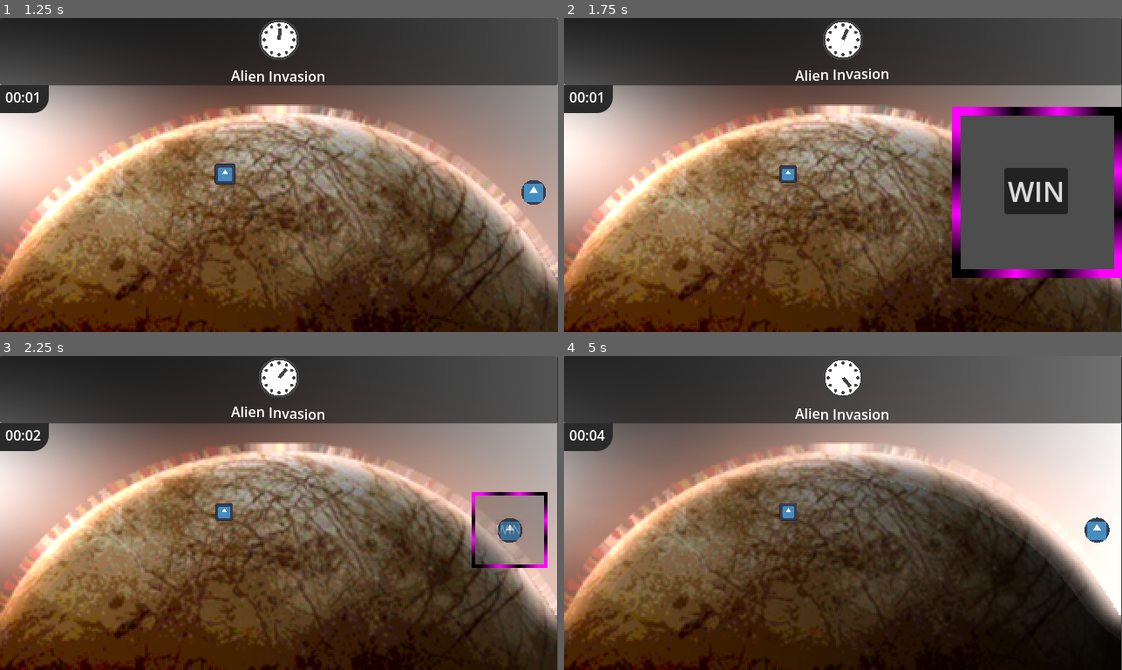
Above: before the commit, frames 1-4 (two rows, left to right).
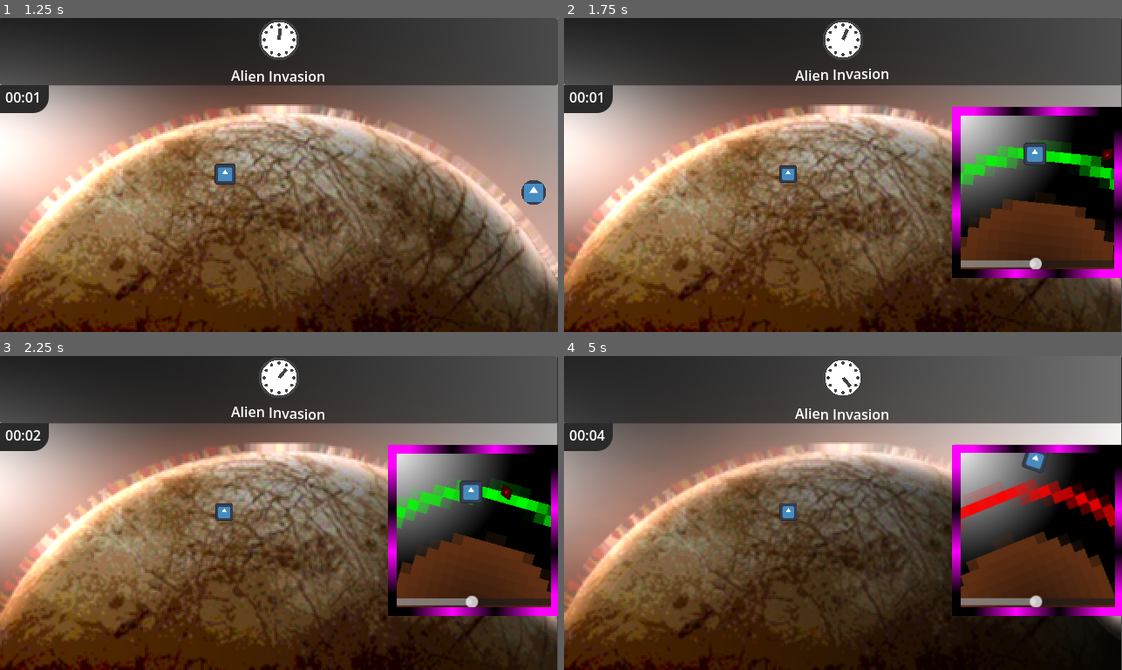
Above: after the commit, the same moments.

Repository: RedBlueCarrots/GMTK-2026
Game: Godot game, scene res://Scenes/main.tscn
Same seed, same stepped clock (60 frames per second), same inputs: the game is played once before the commit and once after it. The engine's default icon, where the game draws it, is replaced by a stand-in: a white triangle on a blue panel in a dark square.
Inputs (mouse positions are in pixels of both pictures, inside the frame that each line leads up to):
- Up to frame 1 (1.25 s): move the mouse to (223, 175) at 0.52 s; click (223, 175) at 0.67 s
- Up to frame 2 (1.75 s): move the mouse to (1099, 193) at 1.27 s; click (1099, 193) at 1.42 s
- Up to frame 3 (2.25 s): click (474, 528) at 2 s, where only the run before the commit has a clickable "WIN"
- Up to frame 4 (5 s): move the mouse to (898, 443) at 2.77 s; click (898, 443) at 2.92 s; move the mouse to (815, 575) at 3.52 s; click (815, 575) at 3.67 s; move the mouse to (1010, 560) at 4.27 s; click (1010, 560) at 4.42 s

Frame 1 is identical in both runs. In frame 2, 12% of the frame differs, in the area x 71-99%, y 31-80%; in frame 3, 15%; in frame 4, 16%, in the area x 69-100%, y 28-83%.

Commit message:
unstable orbit

Diff:
--- a/Scenes/event.tscn
+++ b/Scenes/event.tscn
@@ -4,7 +4,6 @@
 [ext_resource type="Script" uid="uid://cymd00pl6hvlw" path="res://Scripts/event.gd" id="1_pn77i"]
 [ext_resource type="Shader" uid="uid://mf7y06ytbp50" path="res://Scripts/Shaders/circle.gdshader" id="1_u37vb"]
 [ext_resource type="Shader" uid="uid://bexdjsvjpm5bu" path="res://Scripts/Shaders/event.gdshader" id="2_27o3k"]
-[ext_resource type="PackedScene" uid="uid://b7jmjajbegxja" path="res://Scenes/test_minigame.tscn" id="4_efmpf"]
 
 [sub_resource type="ShaderMaterial" id="ShaderMaterial_27o3k"]
 shader = ExtResource("1_u37vb")
@@ -279,8 +278,6 @@
 [node name="SceneSlot" type="Node2D" parent="Panel/SubViewportContainer/SubViewport" unique_id=900952312]
 z_index = 100
 
-[node name="Test_Minigame" parent="Panel/SubViewportContainer/SubViewport/SceneSlot" unique_id=1163763382 instance=ExtResource("4_efmpf")]
-
 [node name="Border" type="TextureRect" parent="Panel" unique_id=233669783]
 material = SubResource("ShaderMaterial_v000f")
 layout_mode = 1
--- a/Scenes/main.tscn
+++ b/Scenes/main.tscn
@@ -49,3 +49,4 @@
 
 [node name="Event" parent="." unique_id=150192178 instance=ExtResource("4_jjvhh")]
 position = Vector2(292, 20)
+minigame_scene = "unstable_orbit_minigame"
--- /dev/null
+++ b/Scenes/unstable_orbit_minigame.tscn
@@ -0,0 +1,185 @@
+[gd_scene format=3 uid="uid://dmocsibu551w4"]
+
+[ext_resource type="Script" uid="uid://c560vtwfyfep6" path="res://Scripts/unstable_orbit_minigame.gd" id="1_hvy3o"]
+[ext_resource type="PackedScene" uid="uid://cbkyray7c10o" path="res://Scenes/minigame_outline.tscn" id="2_hvy3o"]
+[ext_resource type="Texture2D" uid="uid://dca68y1jkcq76" path="res://icon.svg" id="2_xsh7v"]
+
+[sub_resource type="Gradient" id="Gradient_hvy3o"]
+offsets = PackedFloat32Array(0.006024096, 0.4698795, 0.5, 0.5301205, 1)
+colors = PackedColorArray(0.16, 0.078933336, 0.031999998, 1, 0.37, 0.18253334, 0.07399999, 1, 0.37, 0.18253334, 0.07399999, 1, 0.37, 0.18253334, 0.07399999, 0, 1, 1, 1, 0)
+
+[sub_resource type="GradientTexture2D" id="GradientTexture2D_rl35k"]
+gradient = SubResource("Gradient_hvy3o")
+width = 24
+height = 24
+fill = 1
+fill_from = Vector2(0.5, 0.5)
+fill_to = Vector2(1, 1)
+
+[sub_resource type="Gradient" id="Gradient_m676f"]
+offsets = PackedFloat32Array(0, 0.75301206)
+colors = PackedColorArray(1, 1, 1, 1, 0, 0, 0, 1)
+
+[sub_resource type="GradientTexture2D" id="GradientTexture2D_hvy3o"]
+gradient = SubResource("Gradient_m676f")
+width = 96
+height = 96
+fill = 1
+fill_to = Vector2(0, 1)
+
+[sub_resource type="Gradient" id="Gradient_khoo7"]
+offsets = PackedFloat32Array(0.57228917, 0.61445785, 0.6686747)
+colors = PackedColorArray(1, 1, 1, 0, 1, 1, 1, 1, 1, 1, 1, 0)
+
+[sub_resource type="GradientTexture2D" id="GradientTexture2D_voyxl"]
+gradient = SubResource("Gradient_khoo7")
+width = 30
+height = 30
+fill = 1
+fill_from = Vector2(0.5, 0.5)
+
+[sub_resource type="Animation" id="Animation_hvy3o"]
+length = 0.001
+tracks/0/type = "value"
+tracks/0/imported = false
+tracks/0/enabled = true
+tracks/0/path = NodePath("Meteor:position")
+tracks/0/interp = 1
+tracks/0/loop_wrap = true
+tracks/0/keys = {
+"times": PackedFloat32Array(0),
+"transitions": PackedFloat32Array(1),
+"update": 0,
+"values": [Vector2(103.00002, 54)]
+}
+tracks/1/type = "value"
+tracks/1/imported = false
+tracks/1/enabled = true
+tracks/1/path = NodePath("Meteor:rotation")
+tracks/1/interp = 1
+tracks/1/loop_wrap = true
+tracks/1/keys = {
+"times": PackedFloat32Array(0),
+"transitions": PackedFloat32Array(1),
+"update": 0,
+"values": [34.906586]
+}
+tracks/2/type = "value"
+tracks/2/imported = false
+tracks/2/enabled = true
+tracks/2/path = NodePath("Meteor:visible")
+tracks/2/interp = 1
+tracks/2/loop_wrap = true
+tracks/2/keys = {
+"times": PackedFloat32Array(0),
+"transitions": PackedFloat32Array(1),
+"update": 1,
+"values": [false]
+}
+
+[sub_resource type="Animation" id="Animation_khoo7"]
+resource_name = "start"
+length = 1.2
+tracks/0/type = "value"
+tracks/0/imported = false
+tracks/0/enabled = true
+tracks/0/path = NodePath("Meteor:position")
+tracks/0/interp = 1
+tracks/0/loop_wrap = true
+tracks/0/keys = {
+"times": PackedFloat32Array(0, 1.2),
+"transitions": PackedFloat32Array(1, 1),
+"update": 0,
+"values": [Vector2(204.99998, 54.999996), Vector2(103.00002, 54)]
+}
+tracks/1/type = "value"
+tracks/1/imported = false
+tracks/1/enabled = true
+tracks/1/path = NodePath("Meteor:rotation")
+tracks/1/interp = 1
+tracks/1/loop_wrap = true
+tracks/1/keys = {
+"times": PackedFloat32Array(0, 1.2),
+"transitions": PackedFloat32Array(1, 1),
+"update": 0,
+"values": [0.0, 34.906586]
+}
+tracks/2/type = "value"
+tracks/2/imported = false
+tracks/2/enabled = true
+tracks/2/path = NodePath("Meteor:visible")
+tracks/2/interp = 1
+tracks/2/loop_wrap = true
+tracks/2/keys = {
+"times": PackedFloat32Array(0, 1.2),
+"transitions": PackedFloat32Array(1, 1),
+"update": 1,
+"values": [true, false]
+}
+
+[sub_resource type="AnimationLibrary" id="AnimationLibrary_m676f"]
+_data = {
+&"RESET": SubResource("Animation_hvy3o"),
+&"start": SubResource("Animation_khoo7")
+}
+
+[node name="Unstable_Orbit" type="Node2D" unique_id=1163763382]
+script = ExtResource("1_hvy3o")
+
+[node name="MinigameOutline" parent="." unique_id=959946983 instance=ExtResource("2_hvy3o")]
+
+[node name="Planet" type="Sprite2D" parent="." unique_id=518461867]
+texture_filter = 1
+position = Vector2(96, 206)
+scale = Vector2(12, 12)
+texture = SubResource("GradientTexture2D_rl35k")
+
+[node name="Backdrop" type="Sprite2D" parent="." unique_id=2125254964]
+z_index = -3
+texture_filter = 1
+scale = Vector2(2, 2)
+texture = SubResource("GradientTexture2D_hvy3o")
+centered = false
+
+[node name="Orbit" type="Sprite2D" parent="." unique_id=2093435258]
+texture_filter = 1
+position = Vector2(96, 206)
+scale = Vector2(12, 12)
+texture = SubResource("GradientTexture2D_voyxl")
+
+[node name="Satellite" type="Sprite2D" parent="." unique_id=713642756]
+position = Vector2(95, 54)
+scale = Vector2(0.2, 0.2)
+texture = ExtResource("2_xsh7v")
+
+[node name="Timer" type="Timer" parent="." unique_id=719088056]
+wait_time = 3.0
+one_shot = true
+autostart = true
+
+[node name="HSlider" type="HSlider" parent="." unique_id=848199702]
+custom_minimum_size = Vector2(192, 24)
+custom_maximum_size = Vector2(192, 24)
+anchors_preset = -1
+offset_top = 168.0
+offset_right = 192.0
+offset_bottom = 192.0
+min_value = -0.2
+max_value = 0.2
+step = 0.005
+
+[node name="Meteor" type="Sprite2D" parent="." unique_id=1408903891]
+visible = false
+modulate = Color(1, 0, 0, 1)
+position = Vector2(103.00002, 54)
+rotation = 34.906586
+scale = Vector2(0.1, 0.1)
+skew = 0.34906584
+texture = ExtResource("2_xsh7v")
+
+[node name="AnimationPlayer" type="AnimationPlayer" parent="." unique_id=608359489]
+libraries/ = SubResource("AnimationLibrary_m676f")
+autoplay = &"start"
+
+[connection signal="timeout" from="Timer" to="." method="_on_timer_timeout"]
+[connection signal="animation_finished" from="AnimationPlayer" to="." method="_on_animation_player_animation_finished"]
--- a/Scripts/Minigame.gd
+++ b/Scripts/Minigame.gd
@@ -1,6 +1,7 @@
 class_name Minigame extends CanvasItem
 
 signal finished
+signal failed
 
 # Called when the node enters the scene tree for the first time.
 func _ready() -> void:
@@ -9,3 +10,5 @@
 
 func finish():
 	emit_signal("finished")
+func fail():
+	emit_signal("failed")
--- a/Scripts/Shaders/background.tres
+++ b/Scripts/Shaders/background.tres
@@ -15,9 +15,9 @@
 
 [resource]
 shader = ExtResource("1_t06cq")
-shader_parameter/GDT_MOUSE_POS = Vector2(0, 0)
 shader_parameter/EUROPA = ExtResource("2_v000f")
 shader_parameter/MASK = ExtResource("3_ayi13")
 shader_parameter/NOISE = SubResource("NoiseTexture2D_6bp64")
 shader_parameter/windSpeed = 1.0
+shader_parameter/rpm = 1.0
 shader_parameter/resolution = Vector2(320, 180)
--- a/Scripts/event.gd
+++ b/Scripts/event.gd
@@ -4,15 +4,18 @@
 @export var icon := ""
 @export var minigame_scene := ""
 var is_open = false
+@onready var new_scene : PackedScene = load("res://Scenes/"+minigame_scene+".tscn")
 
 # Called when the node enters the scene tree for the first time.
 func _ready() -> void:
 	old_pos = position
 	#$Icon/Sprite2D.texture = load("res://Assets/Art/Icons/" + icon)
-	var new_scene : PackedScene = load("res://Scenes/"+minigame_scene+".tscn")
+
+func create_minigame():
 	var minigame : Minigame = new_scene.instantiate()
 	$Panel/SubViewportContainer/SubViewport/SceneSlot.add_child(minigame)
 	minigame.connect("finished", close)
+	minigame.connect("failed", fail_close)
 
 
 # Called every frame. 'delta' is the elapsed time since the previous frame.
@@ -26,6 +29,7 @@
 		open()
 
 func open():
+	create_minigame()
 	is_open = true
 	$AnimationPlayer.play("FadeIn")
 	var tx = clamp(position.x, -320+96, 320-96)
@@ -40,3 +44,7 @@
 	var tw = get_tree().create_tween()
 	tw.tween_property(self, "position", old_pos, 0.3)
 	tw.play()
+	$Panel/SubViewportContainer/SubViewport/SceneSlot.get_child(0).queue_free()
+
+func fail_close():
+	close()
--- /dev/null
+++ b/Scripts/unstable_orbit_minigame.gd
@@ -0,0 +1,34 @@
+extends Minigame
+var angle = 0.0
+var speed = 50
+# Called when the node enters the scene tree for the first time.
+func _ready() -> void:
+	$HSlider.value = 0.0
+
+
+# Called every frame. 'delta' is the elapsed time since the previous frame.
+func _process(delta: float) -> void:
+	angle += $HSlider.value * delta
+	$Orbit.rotation += delta /3
+	$Planet.rotation += delta  /3
+	$Satellite.rotation = angle
+	$Satellite.position.y -= speed * delta * sin(angle)
+	if abs($Satellite.position.y-54) < 10:
+		$Orbit.modulate = Color.GREEN
+		if $Timer.paused == true or $Timer.is_stopped():
+			$Timer.start()
+	else:
+		$Orbit.modulate = Color.RED
+		$Timer.stop()
+	if $Satellite.position.y > 95 or $Satellite.position.y < -12:
+		fail()
+
+
+func _on_timer_timeout() -> void:
+	finish()
+
+
+func _on_animation_player_animation_finished(anim_name: StringName) -> void:
+	angle = (randf()-0.5)*0.8
+	if abs(angle) < 0.2:
+		_on_animation_player_animation_finished(anim_name)
Not shown, added: Scripts/unstable_orbit_minigame.gd.uid
